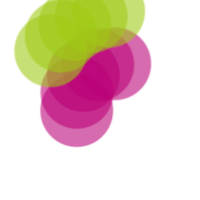
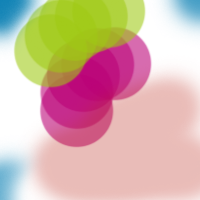
Layers edited between the first and the second (200, 200) image:
added group "组 1" with 2 layers above "图层 1" over [0, 0, 200, 200]
added layer "图层 3" in group "组 1" over [0, 0, 200, 200]
added layer "图层 2" (32%) in group "组 1" over [8, 52, 200, 200]
